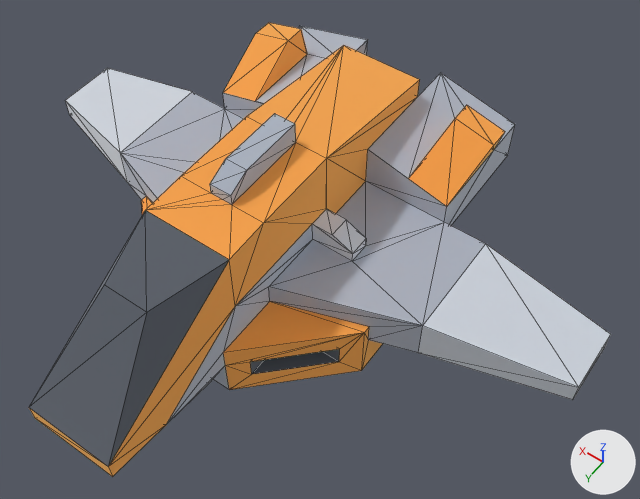
The glTF model island-race/import/kenney-space-kit/craft_speederD.glb as it was, and as the next commit left it.
Before and after are seen from a 50 mm camera at (0.43, 0.26, 3.3) aimed at (1.75, -1.59, 0.39). The axes (+X, +Y, +Z) are drawn at lower right. The lights are the same throughout. The older version comes first. Mesh edges are drawn as thin lines. Where no turn or scale is listed for an object, it has been applied to the vertices. Vertices at exactly the same position are counted once.

The first picture shows 'craft_speederD'.
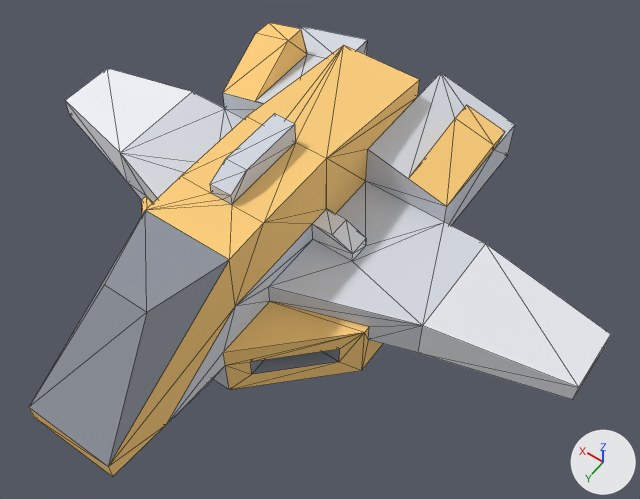
What differs and where, as boxes (x1, y1, x2, y2) in the pictures (640 x 499 px):
```json
{"object": "craft_speederD", "change": "recoloured, surface changed", "before": [29, 23, 611, 477], "after": [29, 23, 611, 477]}
{"part": 1, "of": "me_mesh_craft_speederd", "change": "recoloured", "before": [65, 68, 611, 399], "after": [65, 68, 611, 399]}
{"part": 2, "of": "me_mesh_craft_speederd", "change": "recoloured", "before": [120, 26, 515, 425], "after": [120, 26, 515, 425]}
{"part": 3, "of": "me_mesh_craft_speederd", "change": "recoloured", "before": [29, 210, 340, 466], "after": [29, 210, 340, 466], "on screen": "lighter"}
{"part": 4, "of": "me_mesh_craft_speederd", "change": "recoloured", "before": [29, 23, 505, 477], "after": [29, 23, 505, 477]}
{"part": 5, "of": "me_mesh_craft_speederd", "change": "surface changed", "before": [29, 23, 611, 477], "after": [29, 23, 611, 477]}
```

Edits to the scene script, one JSON object a line:
```json
{"op": "add", "block": "img_image_0", "code": ["img_image_0 = load_image('Image_0', '_unpacked/Image_0', 16, 16, 'sRGB')"]}
{"op": "add", "block": "mat_palette", "code": ["mat_palette = principled_material('palette')", "mat_palette.texture = img_image_0", "mat_palette.roughness = 1.0"]}
{"block": "me_mesh_craft_speederd", "where": "me_mesh_craft_speederd.from_pydata(...)  # 163 vertices, 322 faces; spans x -1.4..1.4, y -1.11..1.11, z 0.0..0.9"}
{"block": "me_mesh_craft_speederd", "where": "# used by ob_craft_speederd; location = (2.0, -1.5, 0.0)"}
{"block": "me_mesh_craft_speederd", "change": "me_mesh_craft_speederd part 1: all 61 faces that had it switch from mat_metal (white #edf0f5) to mat_palette (picture img_image_0)"}
{"block": "me_mesh_craft_speederd", "change": "me_mesh_craft_speederd part 2: all 114 faces that had it switch from mat_metaldark (light grey #d6dbe4) to mat_palette (picture img_image_0)"}
{"block": "me_mesh_craft_speederd", "change": "me_mesh_craft_speederd part 3: all 38 faces that had it switch from mat_dark (grey #8f949e) to mat_palette (picture img_image_0)"}
{"block": "me_mesh_craft_speederd", "change": "me_mesh_craft_speederd part 4: all 109 faces that had it switch from mat_metalred (orange #ffd07c) to mat_palette (picture img_image_0)"}
{"block": "me_mesh_craft_speederd", "change": "me_mesh_craft_speederd part 5: texture (UV) coordinates of 322 of 322 faces, centred in x -1.4..1.4, y -1.11..1.11, z 0.0..0.9, changed; they spanned u -55.12..55.12, v -54.44..45.02 and now span u 0.25..0.75, v 0.25..0.75"}
{"op": "remove", "block": "ob_tmpparent", "code": ["ob_tmpparent = bpy.data.objects.new('tmpParent', None)", "ob_tmpparent.location = (0.0, 0.0, 0.0)"]}
```
